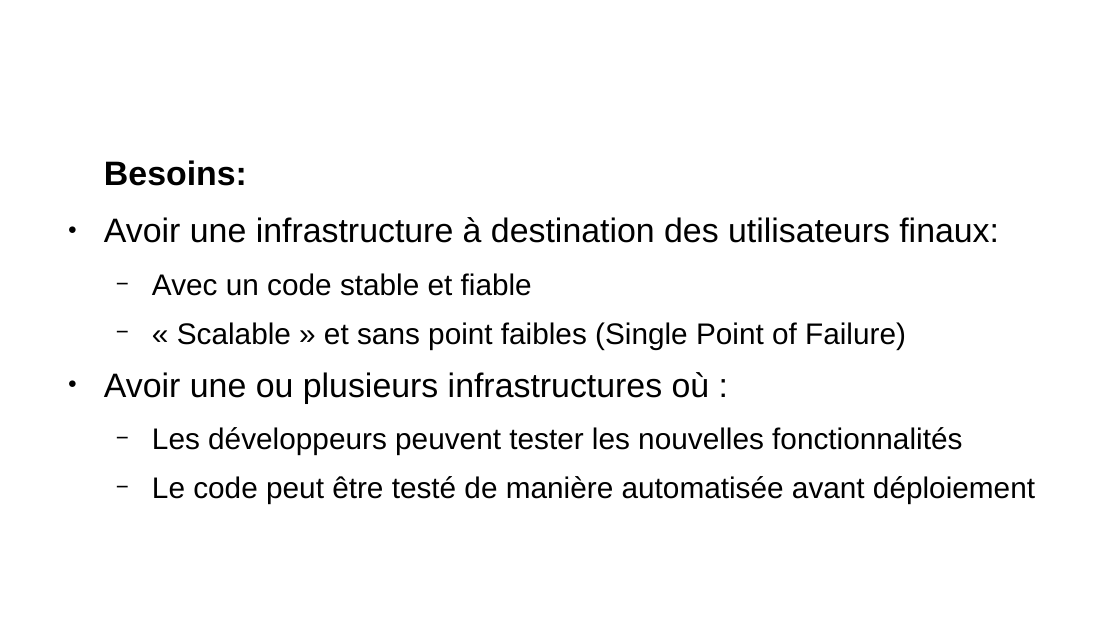
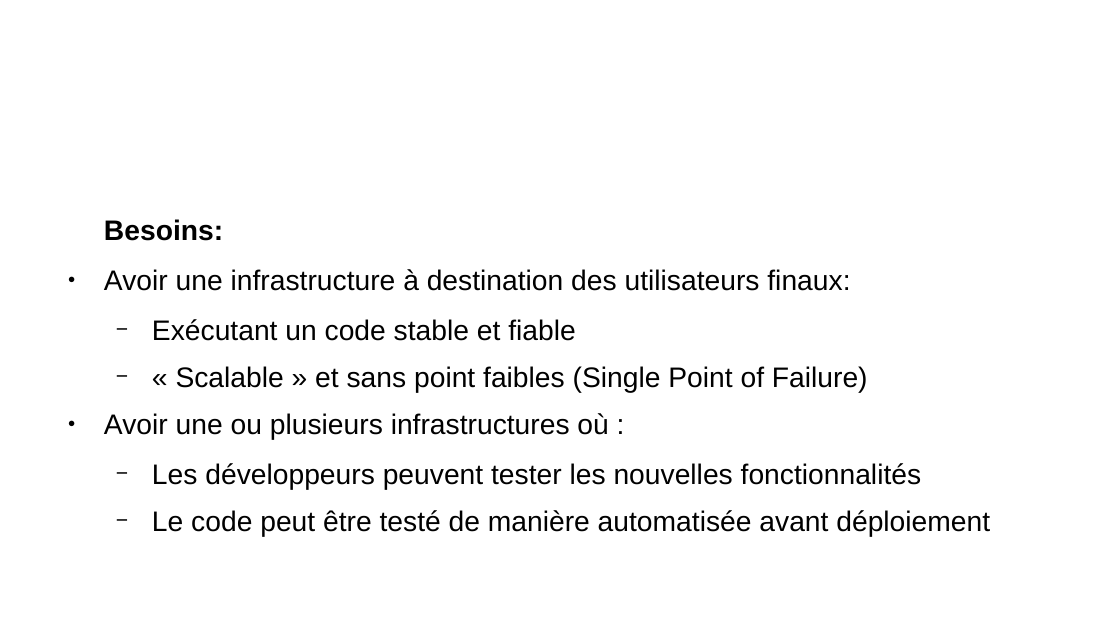
Before and after one commit to remipassmoilesel/ci-cd-plan, a slide deck: slide 12 of ci-cd-plan.odp. Drawn at 1120x630 pixels with LibreOffice and Linux fonts; fonts in the diff are those of the drawing; background and template pictures are left out. Boxes give left, top, right and bottom in pixels: in the first picture for what was removed or moved away, otherwise in the second. Text is boxed around its words. In the diff, an @@ line names an element or a change of style, - is before the commit and + after.

```diff
--- a/ci-cd-plan.odp
+++ b/ci-cd-plan.odp
@@ text at (x1=104, y1=219, x2=990, y2=537): size 24.1 to 20 pt in "Besoins:", "Avoir une infrastructure à destination des utilisateurs ...", "Avoir une ou plusieurs infrastructures où :"; size 21.1 to 20 pt in "« Scalable » et sans point faibles ...", "Les développeurs peuvent tester les nouvelles fonctionnalité ...", "Le code peut être testé de manière ..." @@
@@ text at (x1=152, y1=319, x2=575, y2=341): text changed; size 21.1 to 20 pt @@
-  − Avec un code stable et fiable
+  − Exécutant un code stable et fiable
```
Also in this commit, not shown: 20 other slides changed.
